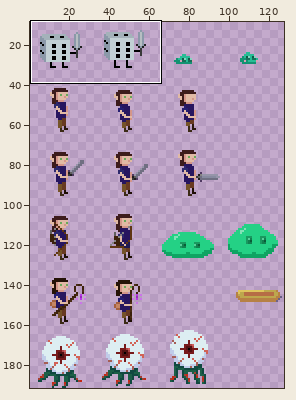
Sprite sheet -- Assets/Art/Charakters/CHSpriteSheet.png. Above, an overview of the earlier version with the close-up marked.
Close-up. Before the commit:
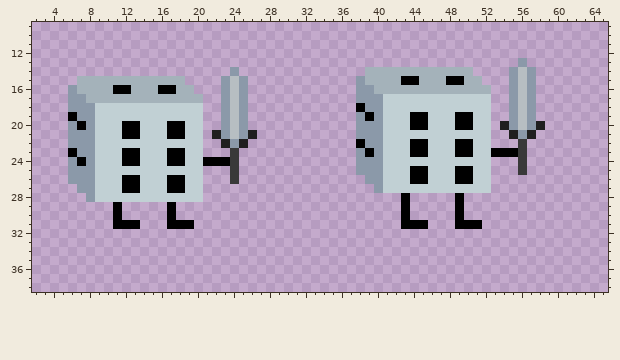
The file is 128x192 pixels. Colours within 5 levels of each other are drawn and written as one. Shown: x 2..65, y 9..38. The wide view leaves out empty margins.
After the commit:
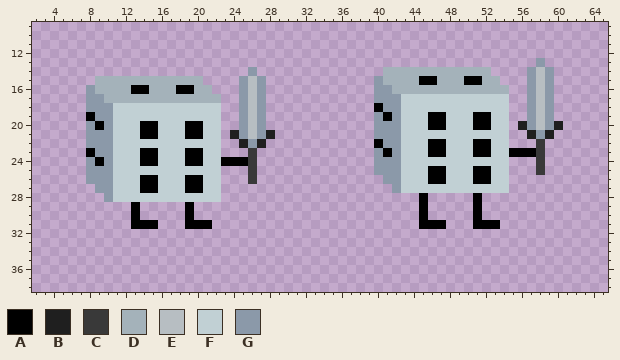
Palette (. is transparent): A #000000  B #1f1f1f  C #393939  D #a4b2ba  E #b7bec2  F #c1d0d4  G #8b99a9
Diff:
Changed rows in their new state; - is an unchanged pixel.
first column x 6:
13 --------------------------------------------------.-G--
14 ------------------.-G------------..----------DD--..-EG-
15 -..----------DD--..-EG----------..G--DDAA-DDAADD-..-EG-
16 ..G--DDAA-DDAADD-..-EG----------..GG-----------DD..-EG-
17 ..GG-----------DD..-EG----------..-GG----------FF..-EG-
18 ..-GG----------FF..-EG----------..AGG----------FF..-EG-
19 ..AGG----------FF..-EG----------..-AG-FFAA-FFAAFF..-EG-
20 ..-AG-FFAA-FFAAFF..-EG----------..-GG-FFAA-FFAAFF.B-EGB
21 ..-GG-FFAA-FFAAFF.B-EGB---------..-GG----------FF..-GB-
22 ..-GG----------FF..-GB----------..AGG-FFAA-FFAAFF-.-C--
23 ..AGG-FFAA-FFAAFF-.-C-----------..-AG-FFAA-FFAAFF-AAC--
24 ..-AG-FFAA-FFAAFF-AAC-----------..-GG----------FF-.-C--
25 ..-GG----------FF-.-C-----------..-GG-FFAA-FFAAFF-.-C--
26 ..-GG-FFAA-FFAAFF-.-C------------..GG-FFAA-FFAAFF------
27 -..GG-FFAA-FFAAFF-----------------..G----------FF------
28 --..G----------FF--------------------.-A---.-A---------
29 -----.-A---.-A-----------------------.-A---.-A---------
30 -----.-A---.-A-----------------------.-A---.-A---------
31 -----..-AA-..-AA---------------------..-AA-..-AA-------
Where, in picture pixels (left, top, right, bottom), the same in both close-ups:
changed: (356, 58, 563, 229)
changed: (68, 67, 275, 229)
